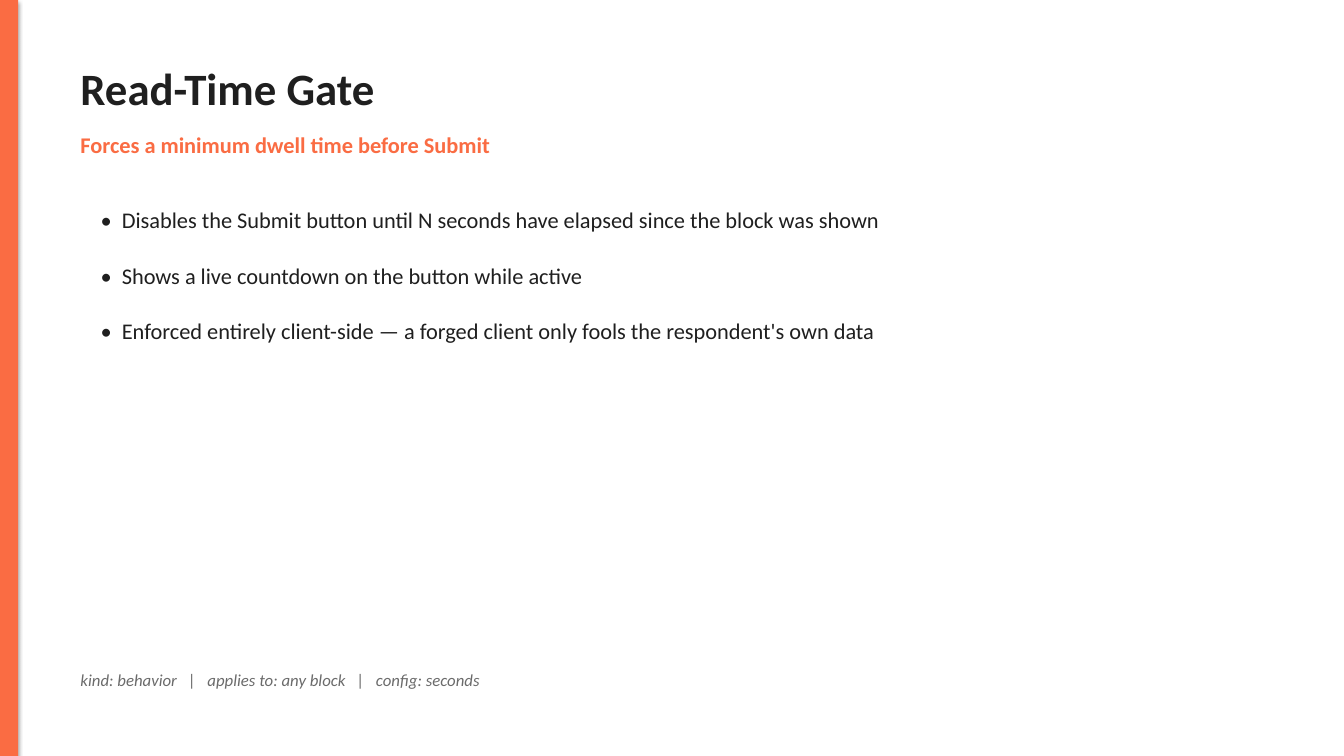
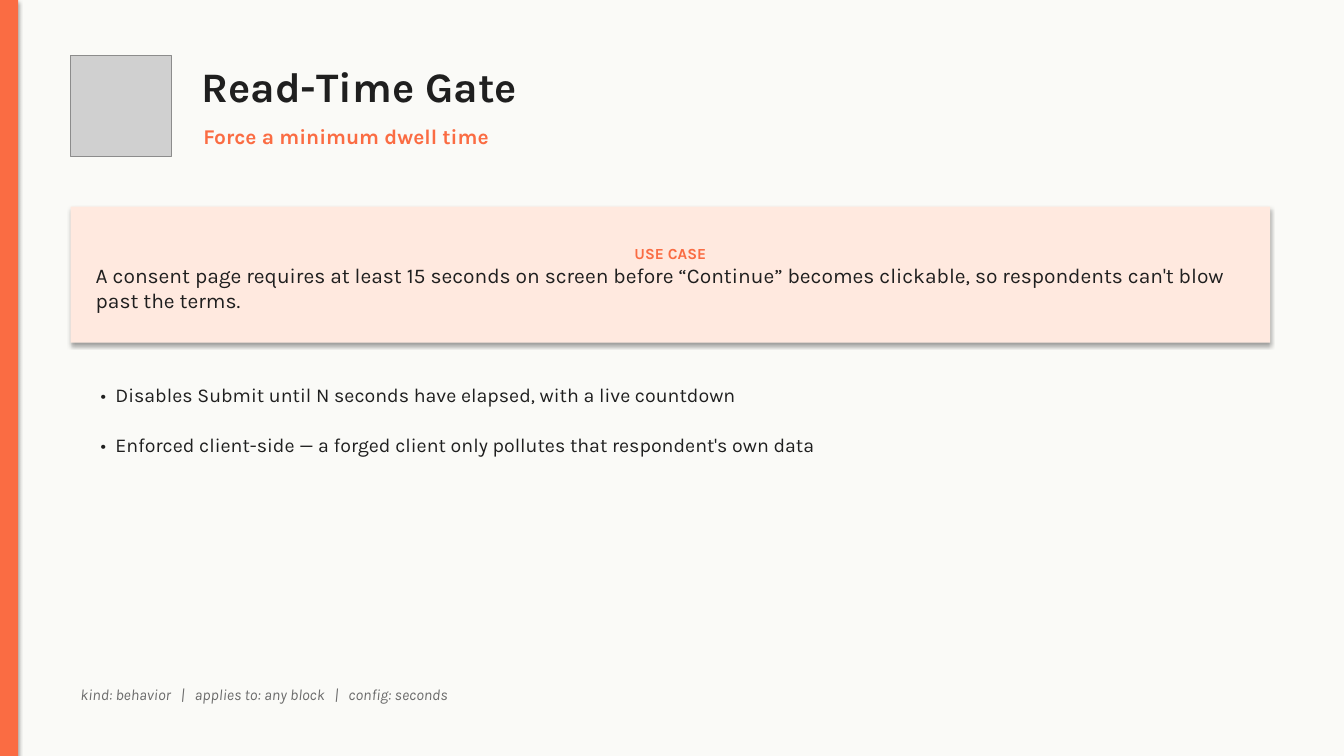
Before and after one commit to akilocorp/rag_platform, a slide deck: slide 16 of studio_instruments.pptx (slide 6 before the commit). Drawn at 1344x756 pixels with LibreOffice and Linux fonts; fonts in the diff are those of the drawing; grey boxes stand for pictures. Boxes give left, top, right and bottom in pixels: in the first picture for what was removed or moved away, otherwise in the second. Text is boxed around its words. In the diff, an @@ line names an element or a change of style, - is before the commit and + after.

```diff
--- a/studio_instruments.pptx
+++ b/studio_instruments.pptx
@@ rectangle added at [0,0,1344,756], fill #FAFAF7 @@
@@ picture added at [71,55,171,156] @@
@@ text "Read-Time Gate": place and size @@
-text "Read-Time Gate" at [80,73,375,106]
+text "Read-Time Gate" at [201,72,517,103]
@@ text "Read-Time Gate" at [201,72,517,103]: size 32 to 30 pt, font Calibri to Karla @@
@@ text at [203,129,488,145]: text changed; size 16 to 15 pt; font Calibri to Karla @@
-Forces a minimum dwell time before Submit
+Force a minimum dwell time
@@ rectangle "USE CASE": place and size @@
-rectangle "USE CASE" at [122,268,583,284]
+rectangle "USE CASE" at [71,207,1270,343]
@@ rectangle "USE CASE" at [71,207,1270,343]: vertical alignment top to middle; fill none to #FFE9DF; shadow on @@
@@ text removed at [122,212,879,232] @@
-• Disables the Submit button until N seconds have elapsed since the block was shown
@@ text in rectangle at [96,249,1224,313]: text changed; size 16 to 15 pt; font Calibri to Karla @@
-• Shows a live countdown on the button while active
+USE CASE
+A consent page requires at least 15 seconds on screen before “Continue” becomes clickable, so respondents can't blow past the terms.
@@ text added at [115,388,735,407], 14 pt, text #1F1F1F @@
+• Disables Submit until N seconds have elapsed, with a live countdown
@@ text at [115,438,815,457]: text changed; size 16 to 14 pt; font Calibri to Karla @@
-• Enforced entirely client-side — a forged client only fools the respondent's own data
+• Enforced client-side — a forged client only pollutes that respondent's own data
@@ text "kind: behavior | applies to: ...": place and size @@
-text "kind: behavior | applies to: ..." at [80,674,480,689]
+text "kind: behavior | applies to: ..." at [80,689,448,704]
@@ text "kind: behavior | applies to: ..." at [80,689,448,704]: size 12 to 11 pt, font Calibri to Karla @@
```
Also in this commit, not shown: 15 other slides changed, 18 slides added, 8 slides removed.
